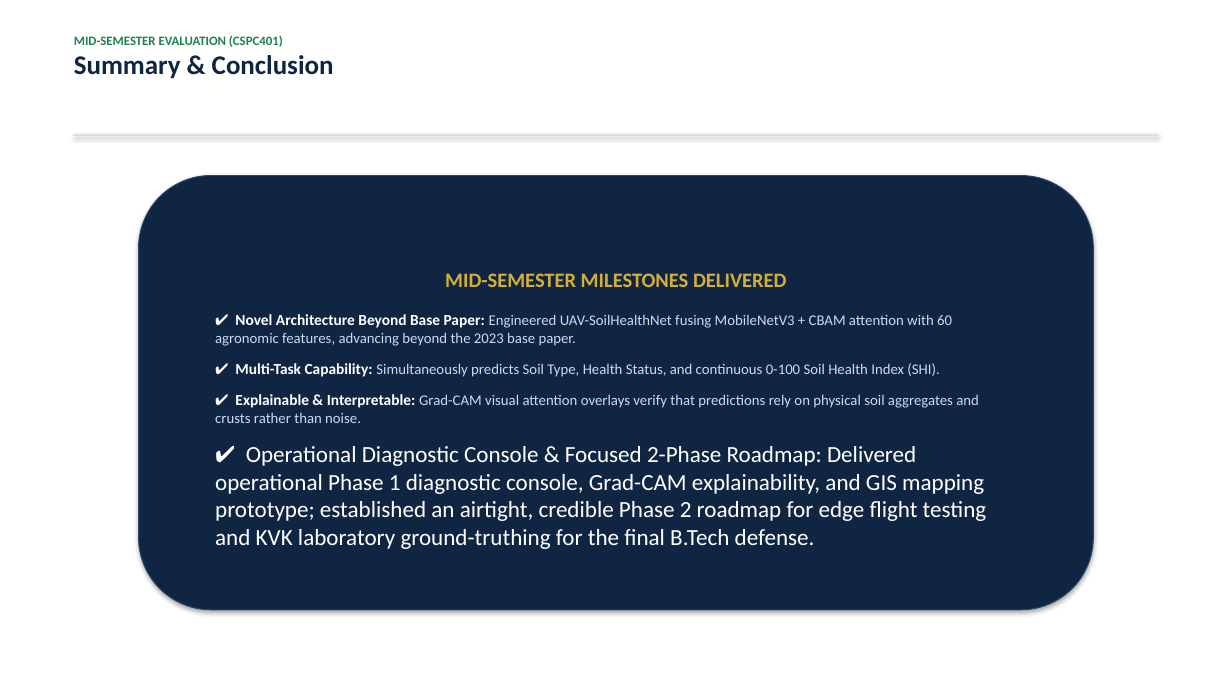
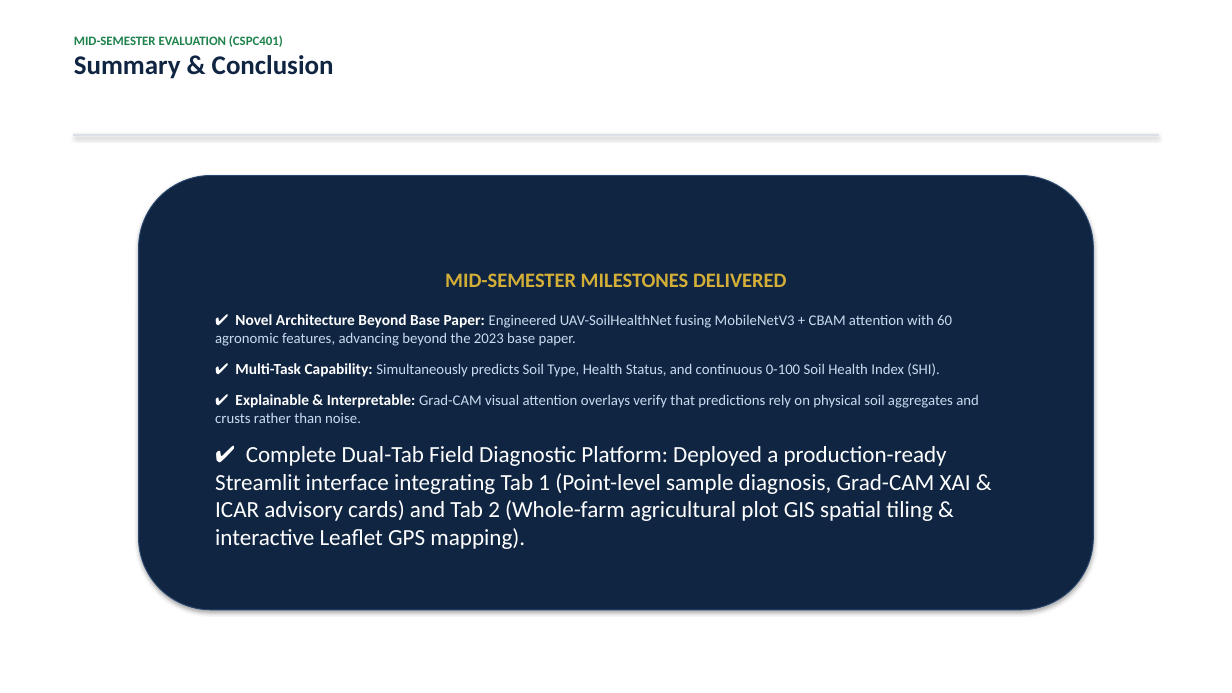
Before and after one commit to Naveen-Beniwal/soil-project1, a slide deck: slide 13 of Mid_Sem_Presentation_CSPC401.pptx. Drawn at 1232x693 pixels with LibreOffice and Linux fonts; fonts in the diff are those of the drawing. Boxes give left, top, right and bottom in pixels: in the first picture for what was removed or moved away, otherwise in the second. Text is boxed around its words. In the diff, an @@ line names an element or a change of style, - is before the commit and + after.

Commit message:
Refactor presentation and report: eliminate all phase references, emphasize complete agricultural plot analysis (Tab 2) and 60-feature ICAR framework

```diff
--- a/Mid_Sem_Presentation_CSPC401.pptx
+++ b/Mid_Sem_Presentation_CSPC401.pptx
@@ text in rounded rectangle at (215, 446, 971, 549): text changed @@
-✔ Operational Diagnostic Console & Focused 2-Phase Roadmap: Delivered operational Phase 1 diagnostic console, Grad-CAM explainability, and GIS mapping prototype; established an airtight, credible Phase 2 roadmap for edge flight testing and KVK laboratory ground-truthing for the final B.Tech defense.
+✔ Complete Dual-Tab Field Diagnostic Platform: Deployed a production-ready Streamlit interface integrating Tab 1 (Point-level sample diagnosis, Grad-CAM XAI & ICAR advisory cards) and Tab 2 (Whole-farm agricultural plot GIS spatial tiling & interactive Leaflet GPS mapping).
```
Also in this commit, not shown: 5 other slides changed, 2 other files.
